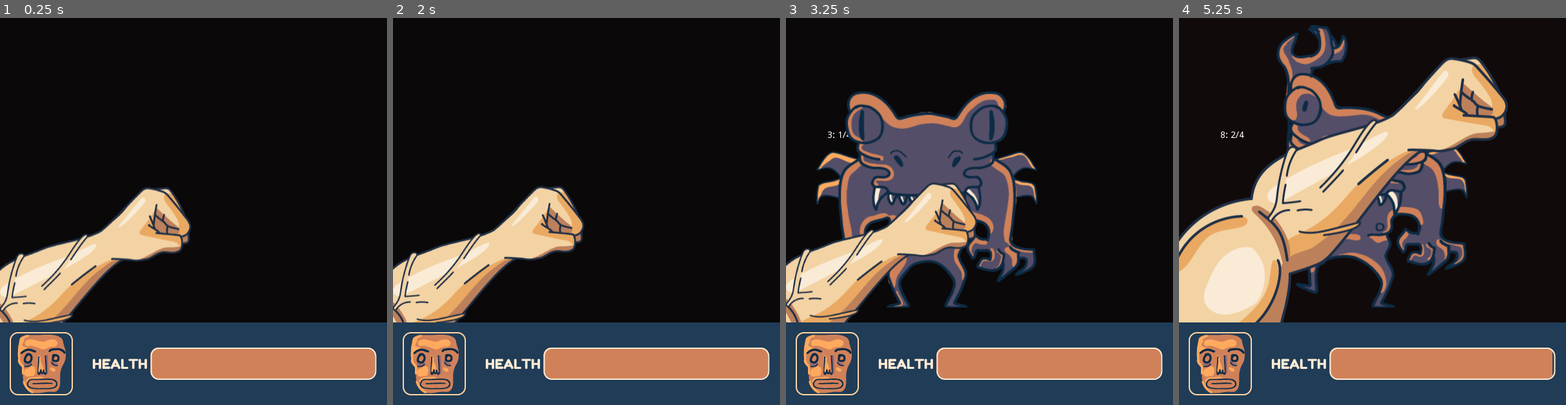
Above: before the commit, frames 1-4 (left to right).
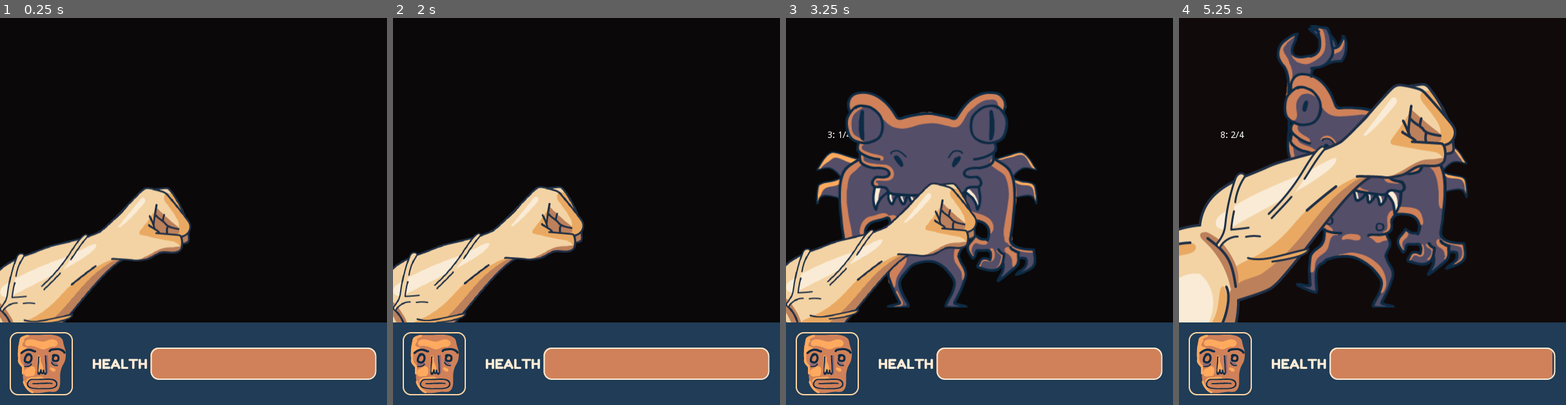
Above: after the commit, the same moments.

Repository: blackmambastudio/mocho
Game: Godot game, scene res://Game.tscn
The game is run twice, just before and just after one commit, with the same random seed, the same clock (stepped at 60 frames per second) and the same inputs.
Inputs (mouse positions are in pixels of both pictures, inside the frame that each line leads up to):
- Up to frame 1 (0.25 s): no input
- Up to frame 2 (2 s): tap D (block) at 0.6, 1.55 s; click (586, 211) at 0.67 s; tap K (hit) at 0.8, 1.35 s; move the mouse to (509, 230) at 1.27 s; click (509, 230) at 1.42 s
- Up to frame 3 (3.25 s): move the mouse to (1018, 126) at 2.02 s; tap D (block) at 2.1, 3.05 s; click (1018, 126) at 2.17 s; tap K (hit) at 2.3, 2.85 s; move the mouse to (960, 288) at 2.77 s; click (960, 288) at 2.92 s
- Up to frame 4 (5.25 s): move the mouse to (1488, 269) at 3.52 s; tap D (block) at 3.6, 4.55, 5.1 s; click (1488, 269) at 3.67 s; tap K (hit) at 3.8, 4.35 s; move the mouse to (1256, 153) at 4.27 s; click (1256, 153) at 4.42 s; move the mouse to (1391, 211) at 5.02 s; click (1391, 211) at 5.17 s

The runs differ from the first frame. In frame 1, 0.2% of the frame differs, in the area x 0-49%, y 44-79%; in frame 2, 0.2%; in frame 3, 0.2%; in frame 4, 19%, in the area x 0-85%, y 10-79%.

Commit message:
Added temporal frame for STUNNED state

Diff:
--- a/Mocho.gd
+++ b/Mocho.gd
@@ -2,7 +2,7 @@
 
 func set_status(status):
 	match status:
-		STATUS.RELEASE, STATUS.STUNNED:
+		STATUS.IDLE, STATUS.RELEASE:
 			$Sprite.set_frame(0)
 			$AnimationPlayer.play("Idle")
 		STATUS.TO_HIT:
@@ -10,12 +10,14 @@
 		STATUS.HIT:
 			$Sprite.set_frame(4)
 		STATUS.BLOCK:
-			$Sprite.set_frame(1)
+			$Sprite.set_frame(2)
 		STATUS.TO_BLOCK:
 			$AnimationPlayer.stop()
-			$Sprite.set_frame(2)
+			$Sprite.set_frame(1)
 		STATUS.DODGE:
 			pass
+		STATUS.STUNNED:
+			$Sprite.set_frame(5)
 	.set_status(status)
 
 func get_damage(damage):
--- a/Mocho.tscn
+++ b/Mocho.tscn
@@ -102,7 +102,7 @@
 z_as_relative = false
 texture = ExtResource( 3 )
 centered = false
-hframes = 5
+hframes = 6
 
 [node name="Light2D" type="Light2D" parent="." index="3"]
 texture = ExtResource( 4 )
Binary file changed: Assets/arm.png
